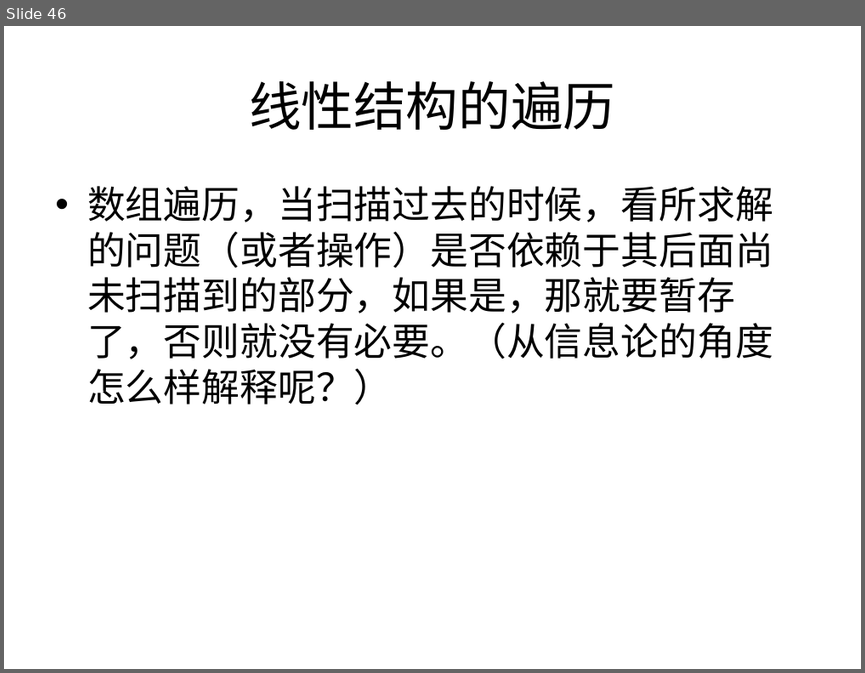
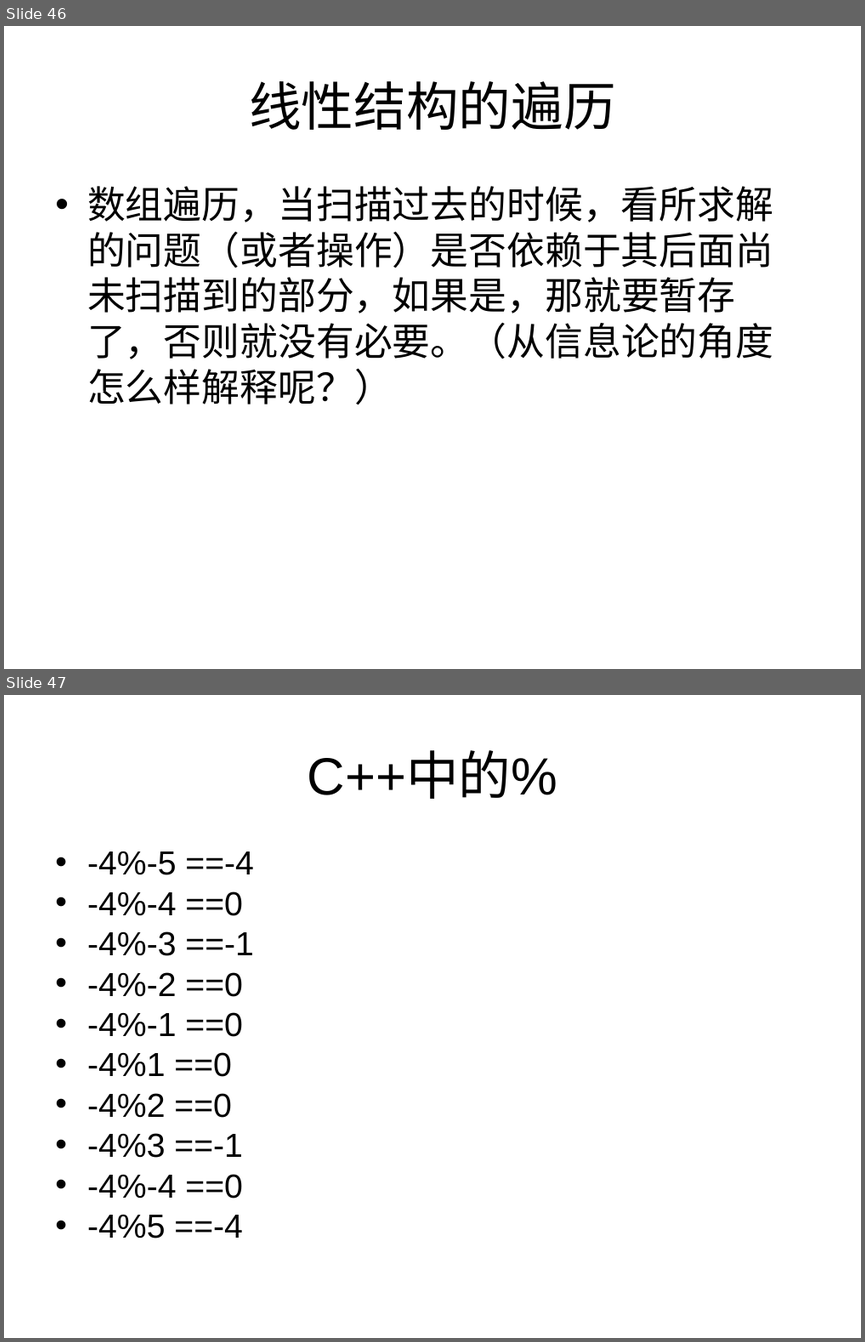
Before and after one commit to houjingbiao/leetcode, a slide deck: solutions/00conclusion.ppt. Shown one above the other, each under a label of ours: slide 46 before the commit, slides 46 and 47 after it. The pictures are 865x673 and 865x1342 pixels, drawn with LibreOffice and Linux fonts; fonts in the diff are those of the drawing. Boxes give left, top, right and bottom in pixels: in the first picture for what was removed or moved away, otherwise in the second. Text is boxed around its words. In the diff, an @@ line names an element or a change of style, - is before the commit and + after.

```diff
--- a/solutions/00conclusion.ppt
+++ b/solutions/00conclusion.ppt
@@ slide 47 added at bbox=[4, 695, 861, 1338], background #FFFFFF @@
@@ title added at bbox=[307, 753, 558, 799], 44 pt, text #000000 @@
+C++中的%
@@ text added at bbox=[87, 851, 254, 1238], 28 pt, text #000000 @@
+• -4%-5 ==-4
+• -4%-4 ==0
+• -4%-3 ==-1
+• -4%-2 ==0
+• -4%-1 ==0
+• -4%1 ==0
+• -4%2 ==0
+• -4%3 ==-1
+• -4%-4 ==0
+• -4%5 ==-4
```
Also in this commit, not shown: 3 other slides added.
